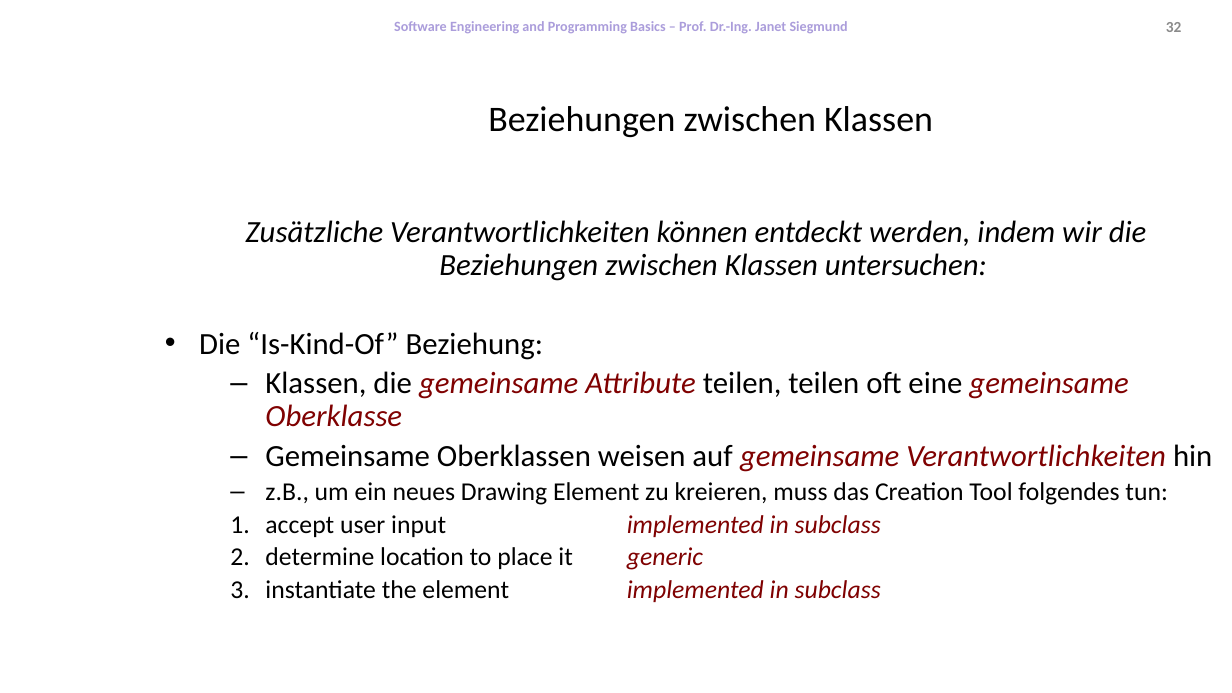
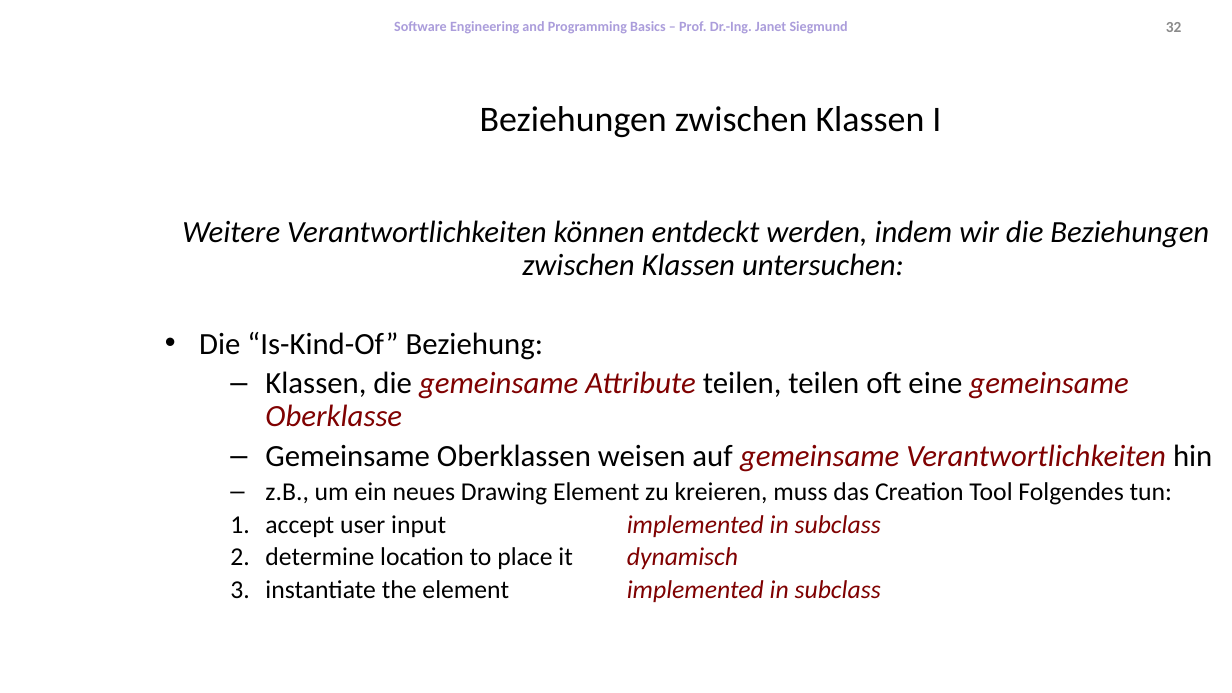
Before and after one commit to feigensp/lehre, a slide deck: slide 32 of se/slides/03_ResponseabilityDrivenDesign.pptx. Drawn at 1232x693 pixels with LibreOffice and Linux fonts; fonts in the diff are those of the drawing; background and template pictures are left out. Boxes give left, top, right and bottom in pixels: in the first picture for what was removed or moved away, otherwise in the second. Text is boxed around its words. In the diff, an @@ line names an element or a change of style, - is before the commit and + after.

```diff
--- a/se/slides/03_ResponseabilityDrivenDesign.pptx
+++ b/se/slides/03_ResponseabilityDrivenDesign.pptx
@@ title at [480,106,941,137]: text changed @@
-Beziehungen zwischen Klassen
+Beziehungen zwischen Klassen I
@@ text at [182,220,1209,276]: text changed @@
-Zusätzliche Verantwortlichkeiten können entdeckt werden, indem wir die Beziehungen zwischen Klassen untersuchen:
+Weitere Verantwortlichkeiten können entdeckt werden, indem wir die Beziehungen zwischen Klassen untersuchen:
@@ text at [265,482,1172,505]: text changed @@
-  – z.B., um ein neues Drawing Element zu kreieren, muss das Creation Tool folgendes tun:
+  – z.B., um ein neues Drawing Element zu kreieren, muss das Creation Tool Folgendes tun:
@@ text at [265,547,738,569]: text changed @@
-  2. determine location to place it generic
+  2. determine location to place it dynamisch
```
Also in this commit, not shown: 17 other slides changed.
